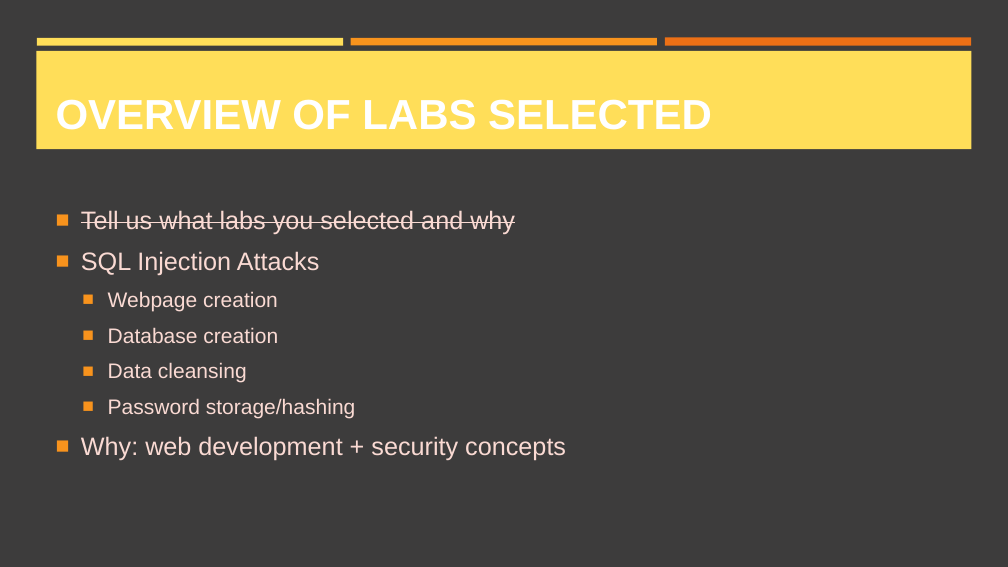
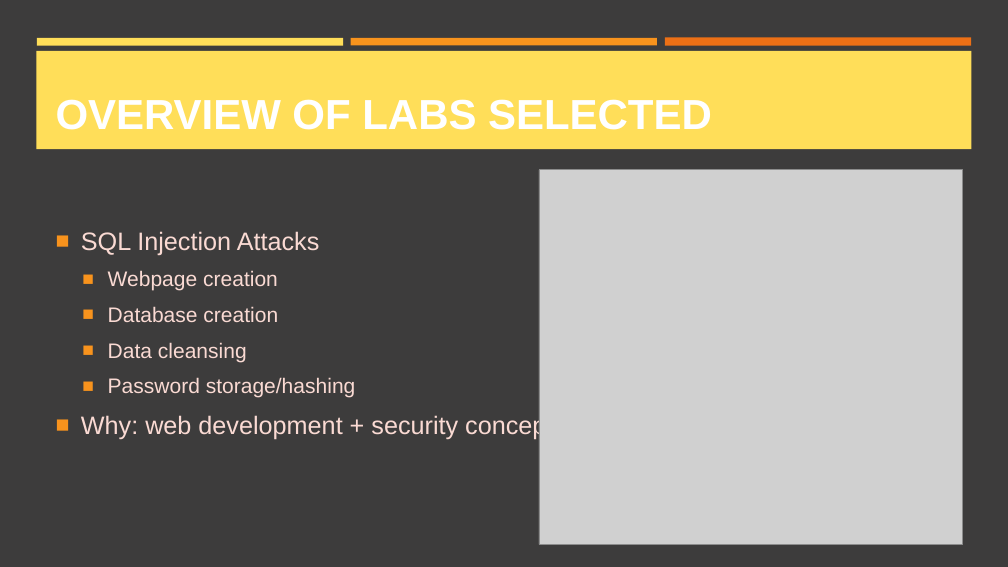
Before and after one commit to athoney/cosc3765_project, a slide deck: slide 2 of Project Presentation.pptx. Drawn at 1008x567 pixels with LibreOffice and Linux fonts; fonts in the diff are those of the drawing; grey boxes stand for pictures. Boxes give left, top, right and bottom in pixels: in the first picture for what was removed or moved away, otherwise in the second. Text is boxed around its words. In the diff, an @@ line names an element or a change of style, - is before the commit and + after.

Commit message:
Almost finalized project presentation (also now with pictures)

```diff
--- a/Project Presentation.pptx
+++ b/Project Presentation.pptx
@@ picture added at (x1=539, y1=170, x2=963, y2=545) @@
@@ text at (x1=81, y1=210, x2=515, y2=234): paragraph removed @@
-■ Tell us what labs you selected and why
```
Also in this commit, not shown: 2 other slides changed, 1 slide added, 1 slide removed.
